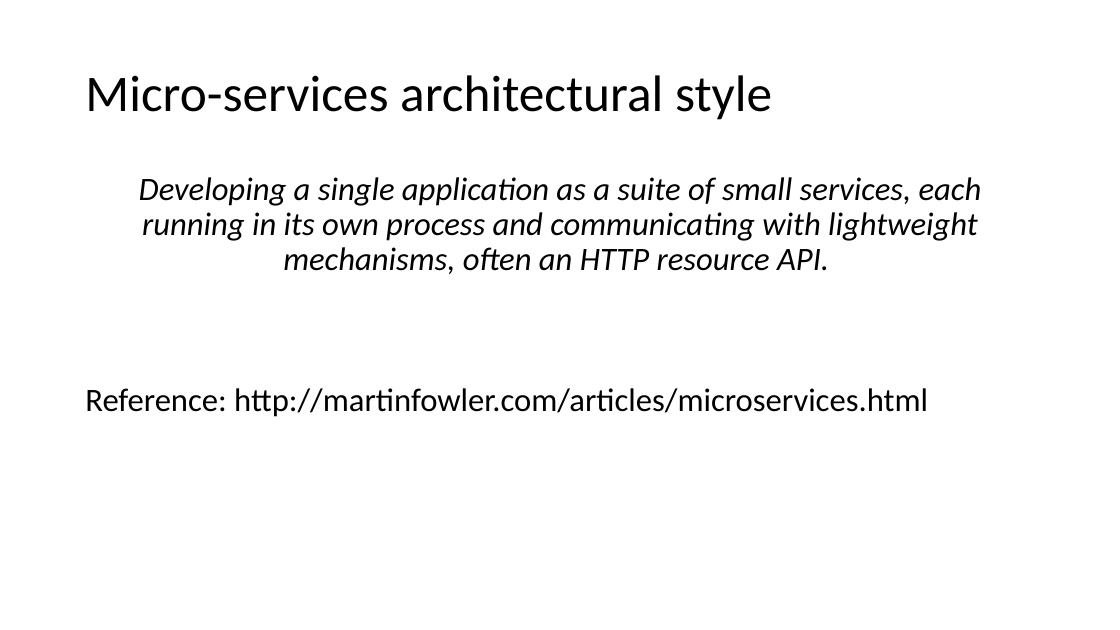
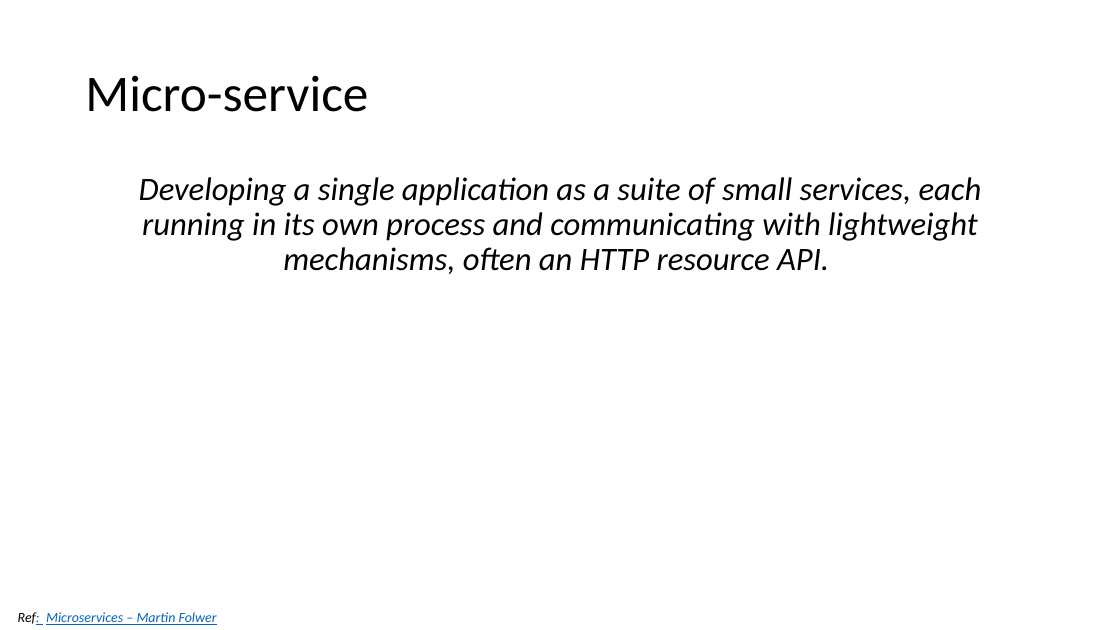
Before and after one commit to batchu/spring-boot-ujug, a slide deck: slide 10 of Spring Boot.pptx (slide 8 before the commit). Drawn at 1120x630 pixels with LibreOffice and Linux fonts; fonts in the diff are those of the drawing. Boxes give left, top, right and bottom in pixels: in the first picture for what was removed or moved away, otherwise in the second. Text is boxed around its words. In the diff, an @@ line names an element or a change of style, - is before the commit and + after.

```diff
--- a/Spring Boot.pptx
+++ b/Spring Boot.pptx
@@ title at <box>85,75,368,112</box>: text changed @@
-Micro-services architectural style
+Micro-service
@@ text at <box>85,388,928,417</box>: paragraph removed @@
-Reference: http://martinfowler.com/articles/microservices.html
@@ text added at <box>18,612,217,625</box>, 12 pt, text #0563C1, italic, underline @@
+Ref: Microservices – Martin Folwer
```
Also in this commit, not shown: 4 other slides changed, 2 slides added.
